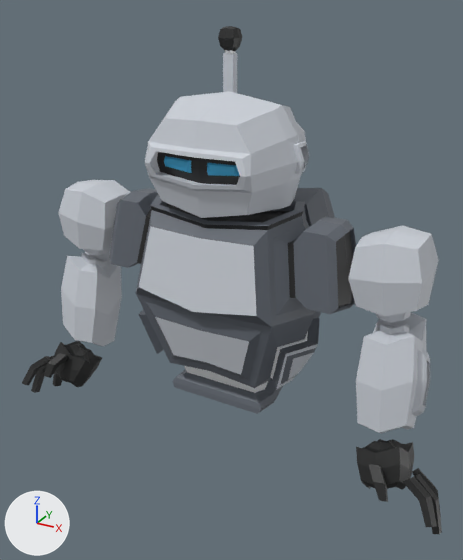
Before and after pictures for a commit that changed the FBX model Assets/Project/GarlikMint/Models/Robot.fbx.
The view is the same before and after, from a camera (50 mm lens) standing at (3.84, -6.92, 6.29) and looking at (-0.02, 0.1, 2.78). Every picture has the same lights, and +X, +Y and +Z are marked at lower left. Where no turn or scale is listed for an object, it has been applied to the vertices.

Before the edit, the objects in view are built like this:
```python
me_cube_006 = bpy.data.meshes.new('Cube.006')
me_cube_006.from_pydata(...)  # 82 vertices, 80 faces; spans x -0.14..0.14, y -0.14..0.14, z -0.24..2.06
me_cube_006.materials.append(mat_material_001)  # picture img_pixel_8x8_png
me_cube_007 = bpy.data.meshes.new('Cube.007')
me_cube_007.from_pydata(...)  # 49 vertices, 40 faces; spans x -0.556..0.357, y -0.583..0.273, z -0.633..0.214
me_cube_007.materials.append(mat_material_001)  # picture img_pixel_8x8_png
me_cube_009 = bpy.data.meshes.new('Cube.009')
me_cube_009.from_pydata(...)  # 49 vertices, 40 faces; spans x -8.5..6.4, y -7.2..13.7, z -2.8..0.6
me_cube_009.materials.append(mat_material_001)  # picture img_pixel_8x8_png
me_cube_010 = bpy.data.meshes.new('Cube.010')
me_cube_010.from_pydata(...)  # 1050 vertices, 1022 faces; spans x -2.78..2.78, y -0.93..1.82, z -1.94..2.56
me_cube_010.materials.append(mat_material_001)  # picture img_pixel_8x8_png
ob_antena = bpy.data.objects.new('Antena', me_cube_006)
ob_antena.location = (-0.61, 1.13, 3.9)
ob_dedosd = bpy.data.objects.new('DedosD', me_cube_009)
ob_dedosd.location = (-2.9, -0.51, 1.11)
ob_dedosd.rotation_euler = (0.108, -2.756, 1.59)  # degrees (6.2, -158, 91)
ob_dedosd.scale = (-0.0612, -0.0404, -0.222)
ob_dedosi = bpy.data.objects.new('DedosI', me_cube_007)
ob_dedosi.location = (2.89, -0.52, 1.11)
ob_robot = bpy.data.objects.new('Robot', me_cube_010)
ob_robot.location = (0.0, 0.0, 2.71)
```
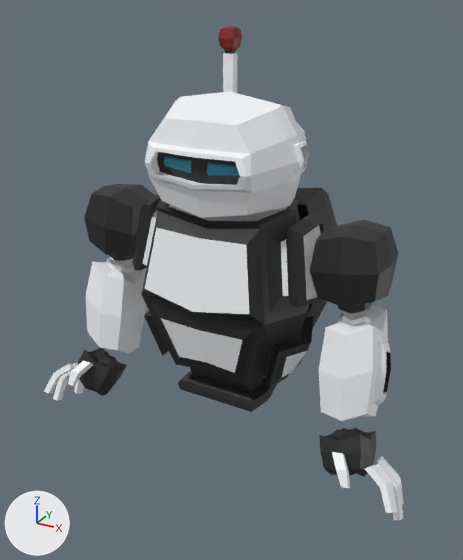
Pixel boxes [x1, y1, x2, y2] of what changed, in the pictures (463 x 560 px; the box of a moved part takes in the faces that stretch with it):
'Robot', reshaped (17% narrower): before [54, 91, 439, 490]; after [78, 91, 398, 477]
'DedosI', surface changed, moved: before [369, 464, 442, 534]; after [332, 452, 404, 520]
'DedosD', surface changed, moved: before [22, 353, 69, 393]; after [44, 361, 93, 401]
part 2 of me_cube_006, surface changed: [218, 26, 242, 93] in both
part 3 of me_cube_010, moved or reshaped: before [348, 226, 439, 322]; after [310, 220, 398, 314]
part 4 of me_cube_010, moved or reshaped: before [356, 313, 430, 433]; after [319, 304, 391, 422]
part 5 of me_cube_010, moved or reshaped: before [356, 439, 414, 490]; after [319, 428, 377, 477]
part 6 of me_cube_010, moved or reshaped: before [58, 180, 130, 255]; after [84, 184, 156, 261]
part 7 of me_cube_010, moved or reshaped: before [61, 251, 122, 346]; after [86, 257, 146, 354]
part 8 of me_cube_010, moved or reshaped: before [54, 341, 103, 387]; after [78, 348, 127, 396]
part 9 of me_cube_010, moved or reshaped: before [109, 188, 356, 414]; after [132, 194, 324, 412]
part 10 of me_cube_010, surface changed (grey to white): [145, 91, 335, 319] in both

What changed in the scene script:
```text
Change me_cube_009:
    where me_cube_009.from_pydata(...)  # 49 vertices, 40 faces; spans x -8.5..6.4, y -7.2..13.7, z -2.8..0.6
    used by ob_dedosd; location = (-2.9, -0.51, 1.11); rotation_euler = (0.108, -2.756, 1.59), in degrees (6.2, -158, 91); scale = (-0.0612, -0.0404, -0.222)
    me_cube_009 part 11: texture (UV) coordinates of 40 of 40 faces, centred in x -8.3..6.0, y -6.1..12.3, z -2.7..0.4, changed; they spanned u 0.07..0.07, v 0.93..0.93 and now span u 0.05..0.07, v 0.38..0.41
Change me_cube_010:
    used by ob_robot; location = (0.0, 0.0, 2.71)
    remove me_cube_010.from_pydata(...)  # 1050 vertices, 1022 faces; spans x -2.78..2.78, y -0.93..1.82, z -1.94..2.56
    add me_cube_010.from_pydata(...)  # 1050 vertices, 1022 faces; spans x -2.41..2.41, y -0.93..1.82, z -1.94..2.56
    me_cube_010 part 3: the loose piece of 57 vertices spanning x 1.75..2.63, y -0.47..0.46, z 0.1..1.17 is moved by (-0.48, 0.0, 0.0)
    me_cube_010 part 4: the loose piece of 105 vertices spanning x 1.98..2.78, y -0.58..0.28, z -1.41..0.12 is moved by (-0.48, 0.0, 0.0)
    me_cube_010 part 5: the loose piece of 82 vertices spanning x 2.1..2.77, y -0.84..-0.16, z -1.94..-1.23 is moved by (-0.48, 0.0, 0.0)
    me_cube_010 part 6: the loose piece of 57 vertices spanning x -2.63..-1.75, y -0.47..0.46, z 0.1..1.17 is moved by (0.48, 0.0, 0.0)
    me_cube_010 part 7: the loose piece of 105 vertices spanning x -2.78..-1.98, y -0.58..0.28, z -1.41..0.12 is moved by (0.48, 0.0, 0.0)
    me_cube_010 part 8: the loose piece of 82 vertices spanning x -2.77..-2.1, y -0.84..-0.16, z -1.94..-1.23 is moved by (0.48, 0.0, 0.0)
    me_cube_010 part 9: 240 vertices removed from x -1.76..1.76, y -0.88..0.72, z -1.7..1.24; 240 vertices added at x -1.36..1.36, y -0.88..0.72, z -1.7..1.24
    me_cube_010 part 10: 280 kept faces spanning x -1.16..1.16, y -0.86..1.82, z -1.58..2.56 get new texture (UV) coordinates
Change me_cube_006:
    where me_cube_006.from_pydata(...)  # 82 vertices, 80 faces; spans x -0.14..0.14, y -0.14..0.14, z -0.24..2.06
    used by ob_antena; location = (-0.61, 1.13, 3.9)
    me_cube_006 part 2: texture (UV) coordinates of 80 of 80 faces, centred in x -0.12..0.12, y -0.12..0.12, z -0.24..2.04, changed; they spanned u 0.05..0.06, v 0.43..0.92 and now span u 0.01..0.12, v 0.11..0.9
Change me_cube_007:
    where me_cube_007.from_pydata(...)  # 49 vertices, 40 faces; spans x -0.556..0.357, y -0.583..0.273, z -0.633..0.214
    used by ob_dedosi; location = (2.89, -0.52, 1.11)
    me_cube_007 part 1: texture (UV) coordinates of 40 of 40 faces, centred in x -0.49..0.314, y -0.558..0.234, z -0.604..0.165, changed; they spanned u 0.07..0.07, v 0.93..0.93 and now span u 0.01..0.04, v 0.38..0.41
Change ob_dedosd:
    ob_dedosd.location: (-2.9, -0.51, 1.11) -> (-2.44, -0.51, 1.11)
Change ob_dedosi:
    ob_dedosi.location: (2.89, -0.52, 1.11) -> (2.44, -0.52, 1.11)
```
